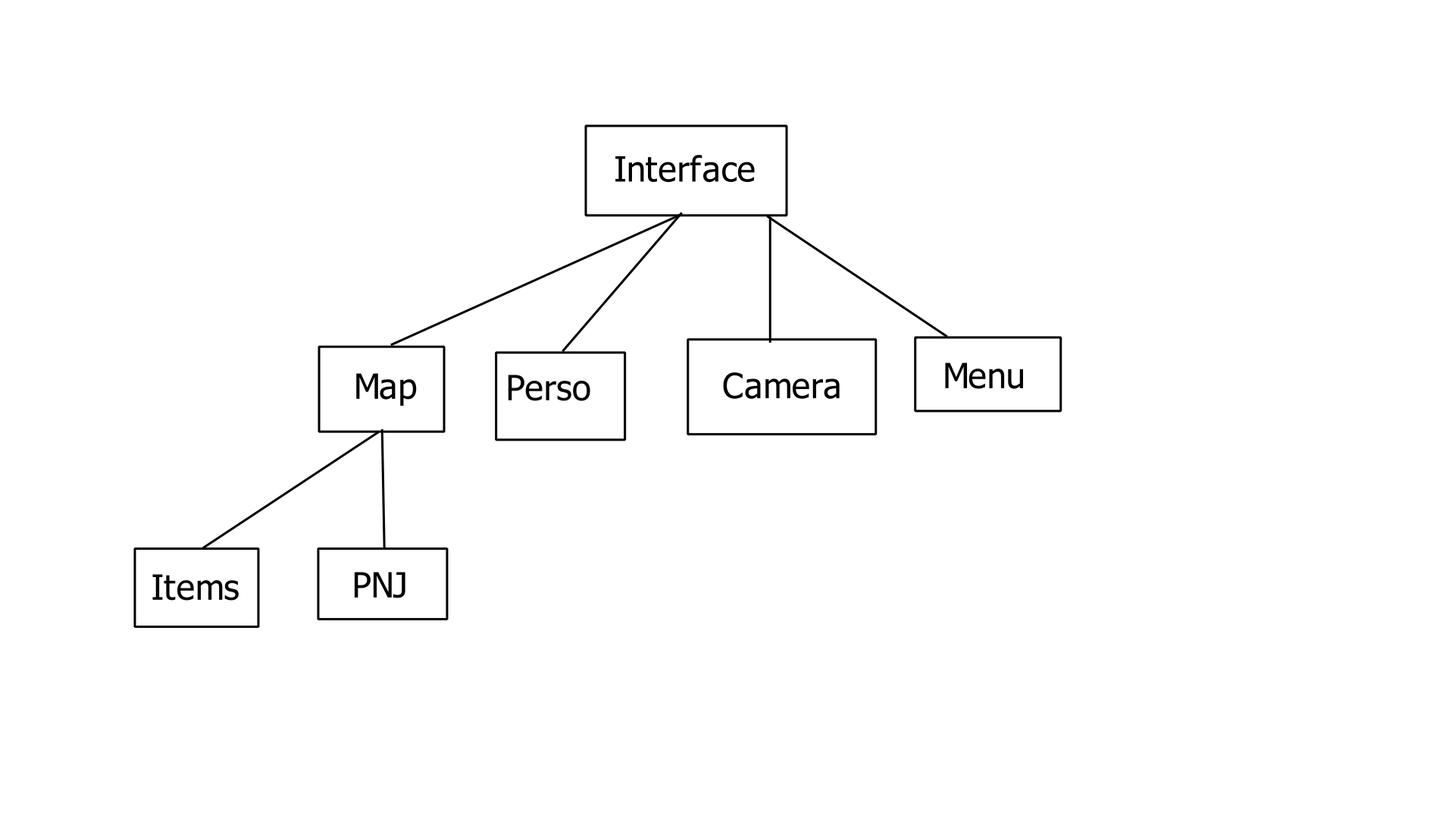
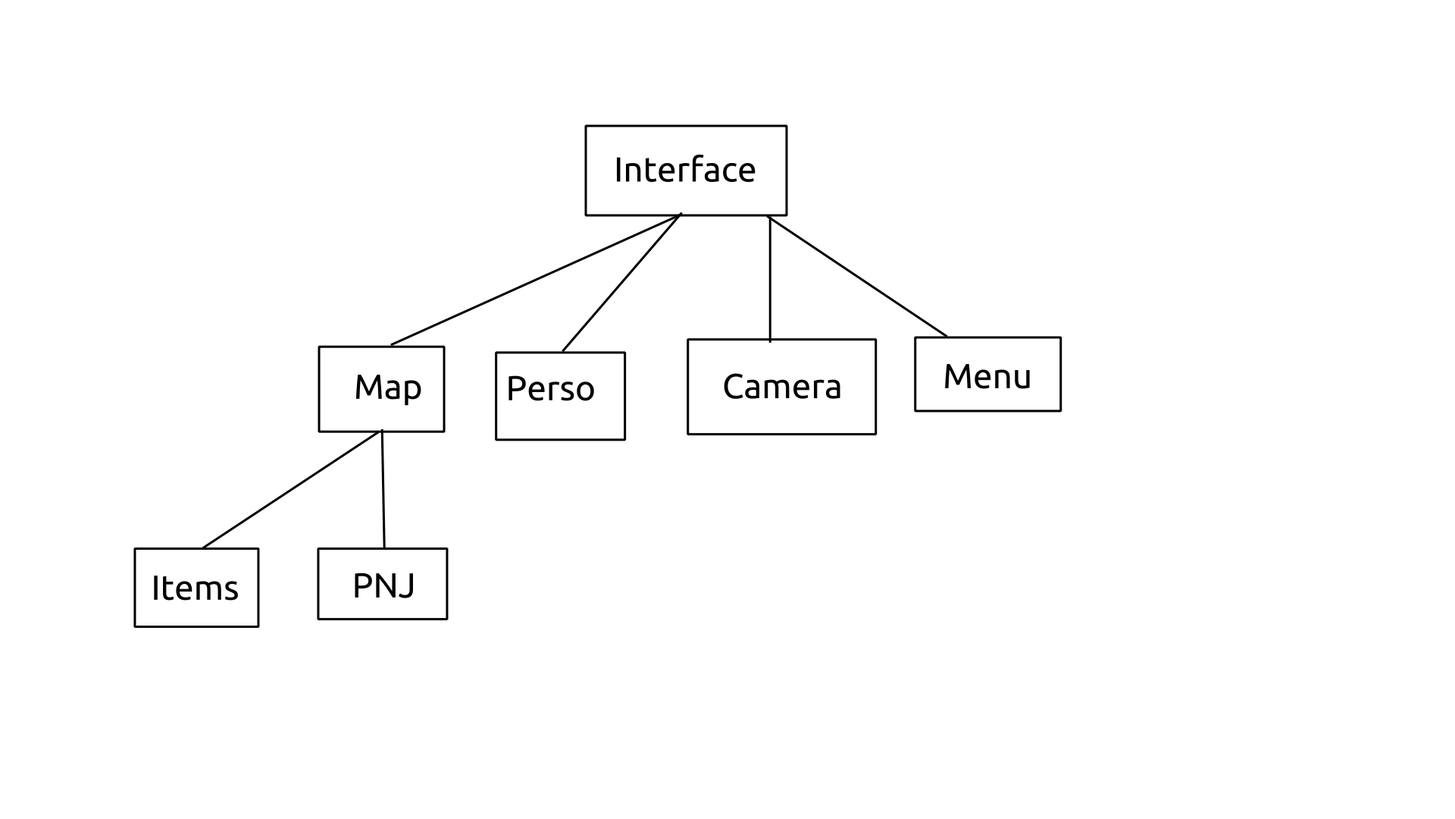
The second 1455 x 819 image is a revision of the first. Changes to its layers:
pixels changed over [152, 153, 1031, 601] (layer not identified)
